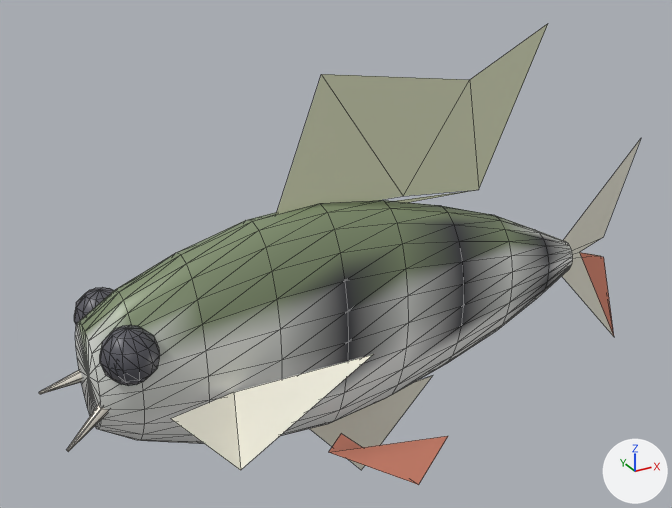
An edit to the glTF model public/models/arulius-barb.glb, drawn before and after from the same camera.
Both versions are drawn from a 50 mm lens placed at (-1.65, -3.13, 1.85), pointed at (0.14, 0.12, 0.22). Lighting does not change. The marker at lower right points along +X, +Y and +Z. The older version comes first. Mesh edges are drawn as thin lines. Vertices at exactly the same position are counted once.

Names of what the first picture shows: 'arulius_barb'.
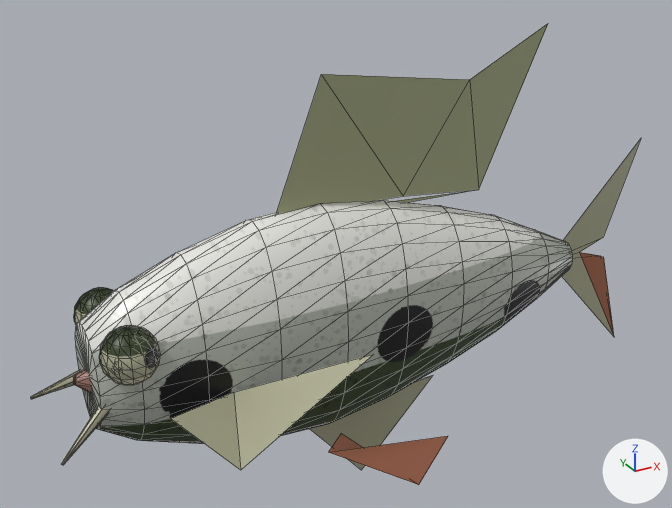
Location of each change, [x1, y1, x2, y2] in pixels of the pictures (672 x 508 px; the box of a moved part takes in the faces that stretch with it):
'arulius_barb', surface changed, reshaped: before [39, 24, 641, 485]; after [31, 24, 641, 485]
part 1 of me_fish, added: after [73, 369, 92, 393]
part 2 of me_fish, moved or reshaped: before [39, 287, 160, 452]; after [31, 287, 160, 465]
part 3 of me_fish, recoloured: [75, 200, 572, 444] in both

Patch to the scene script:
```diff
--- a/public/models/arulius-barb.glb.py
+++ b/public/models/arulius-barb.glb.py
@@ img_image_0 @@
+img_image_0 = load_image('Image_0', '_unpacked/Image_0', 512, 256, 'sRGB')
@@ mat_fish_material @@
 n0 = _N.new('ShaderNodeBsdfPrincipled'); n0.name = 'Principled BSDF'
 n1 = _N.new('ShaderNodeOutputMaterial'); n1.name = 'Material Output'
+n3 = _N.new('ShaderNodeMix'); n3.name = 'Mix'
+n3.data_type = 'RGBA'
+n3.blend_type = 'MULTIPLY'
+n3.inputs[0].default_value = 1.0  # 'Factor'
 n2 = _N.new('ShaderNodeVertexColor'); n2.name = 'Color Attribute'
+n4 = _N.new('ShaderNodeTexImage'); n4.name = 'Image Texture'
+n4.image = img_image_0
 _L.new(n0.outputs[0], n1.inputs[0])  # 'BSDF' to 'Surface'
-_L.new(n2.outputs[0], n0.inputs[0])  # 'Color' to 'Base Color'
+_L.new(n3.outputs[2], n0.inputs[0])  # 'Result' to 'Base Color'
+_L.new(n2.outputs[0], n3.inputs[7])  # 'Color' to 'B'
+_L.new(n4.outputs[0], n3.inputs[6])  # 'Color' to 'A'
@@ me_fish @@
 # used by ob_arulius_barb; location = (0.0, 0.0, 0.0)
-me_fish.from_pydata(...)  # 480 vertices, 884 faces; spans x -1.15..1.75, y -0.6..0.6, z -0.85..1.15
+me_fish.from_pydata(...)  # 626 vertices, 1172 faces; spans x -1.18..1.75, y -0.6..0.6, z -0.85..1.15
+# me_fish part 1: a new loose piece of 18 vertices spanning x -1.06..-0.96, y -0.06..0.06, z -0.08..0.04, in mat_fish_material
+# me_fish part 2: 18 vertices moved from x -1.15..-0.78, y -0.23..0.23, z -0.15..0.15 to x -1.18..-0.78, y -0.25..0.25, z -0.18..0.15; 156 vertices removed from x -0.98..-0.78, y -0.29..0.29, z 0.05..0.25; 284 vertices added at x -0.98..-0.78, y -0.29..0.29, z 0.05..0.25
+# me_fish part 3: 480 kept faces spanning x -1.0..1.35, y -0.24..0.24, z -0.52..0.52 get new vertex colours
 me_fish.materials.append(mat_fish_material)
```
